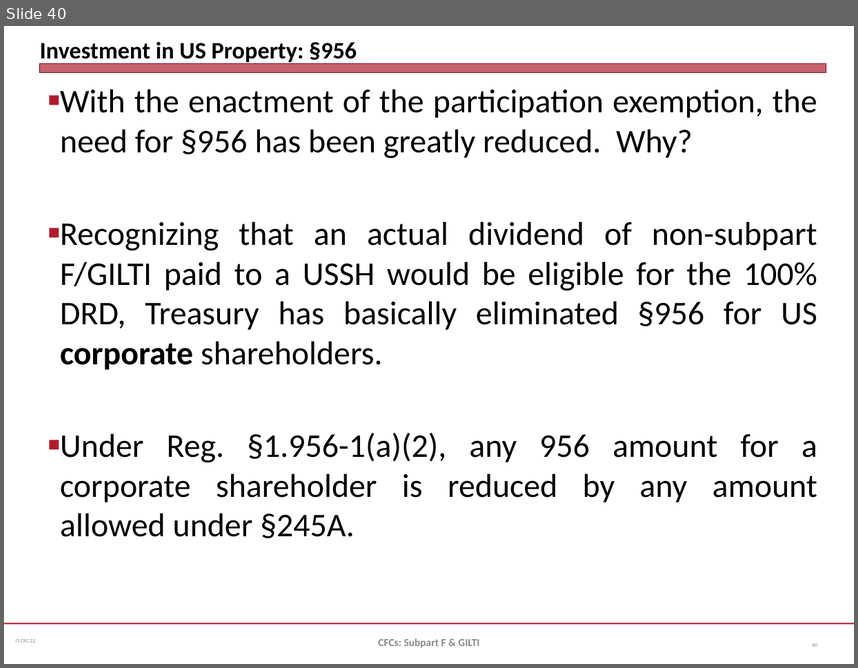
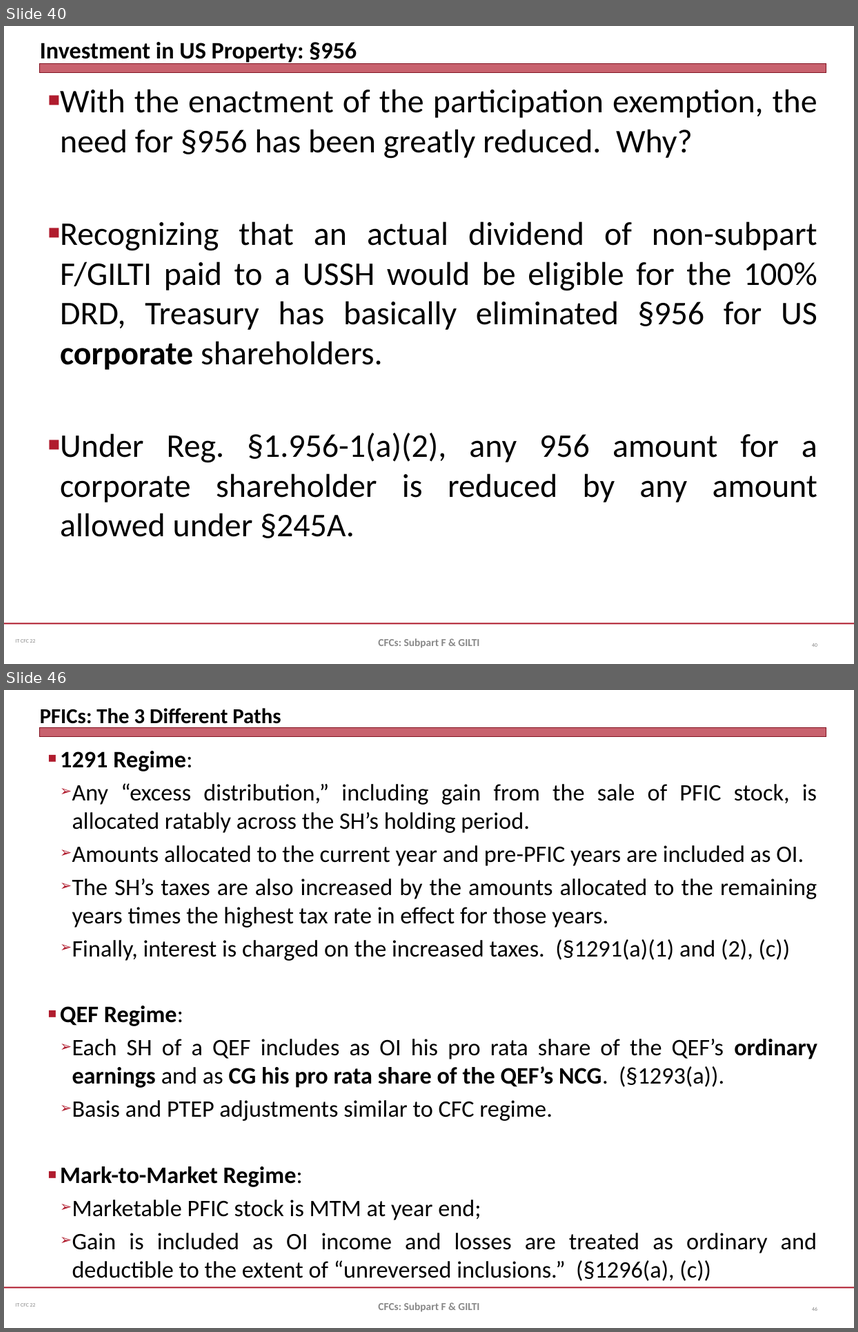
Before and after one commit to jmc877/International-Tax, a slide deck: slides/IT_CFC_22_1.pptx. Shown one above the other, each under a label of ours: slide 40 before the commit, slides 40 and 46 after it; the slides between them are not shown. The pictures are 858x668 and 858x1332 pixels, drawn with LibreOffice and Linux fonts; fonts in the diff are those of the drawing. Boxes give left, top, right and bottom in pixels: in the first picture for what was removed or moved away, otherwise in the second. Text is boxed around its words. In the diff, an @@ line names an element or a change of style, - is before the commit and + after.

```diff
--- a/slides/IT_CFC_22_1.pptx
+++ b/slides/IT_CFC_22_1.pptx
@@ slide 46 added at (x1=4, y1=690, x2=854, y2=1328), background #FFFFFF; not listed: 3 template elements that a slide beside it also shows @@
@@ title added at (x1=40, y1=708, x2=281, y2=729), 18 pt, text #000000, bold @@
+PFICs: The 3 Different Paths
@@ text added at (x1=60, y1=751, x2=818, y2=1281), 20 pt, text #000000 @@
+■ 1291 Regime:
+  ➢ Any “excess distribution,” including gain from the sale of PFIC stock, is allocated ratably across the SH’s holding period.
+  ➢ Amounts allocated to the current year and pre-PFIC years are included as OI.
+  ➢ The SH’s taxes are also increased by the amounts allocated to the remaining years times the highest tax rate in effect for those years.
+  ➢ Finally, interest is charged on the increased taxes. (§1291(a)(1) and (2), (c))
+■ QEF Regime:
+  ➢ Each SH of a QEF includes as OI his pro rata share of the QEF’s ordinary earnings and as CG his pro rata share of the QEF’s NCG. (§1293(a)).
+  ➢ Basis and PTEP adjustments similar to CFC regime.
+■ Mark-to-Market Regime:
+  ➢ Marketable PFIC stock is MTM at year end;
+  ➢ Gain is included as OI income and losses are treated as ordinary and deductible to the extent of “unreversed inclusions.” (§1296(a), (c))
@@ text added at (x1=378, y1=1302, x2=479, y2=1312), 9 pt, text #898989, bold @@
+CFCs: Subpart F & GILTI
@@ page number added at (x1=812, y1=1307, x2=818, y2=1310), 4.5 pt, text #808080 @@
+46
```
Also in this commit, not shown: 6 other slides added, 2 other files.
